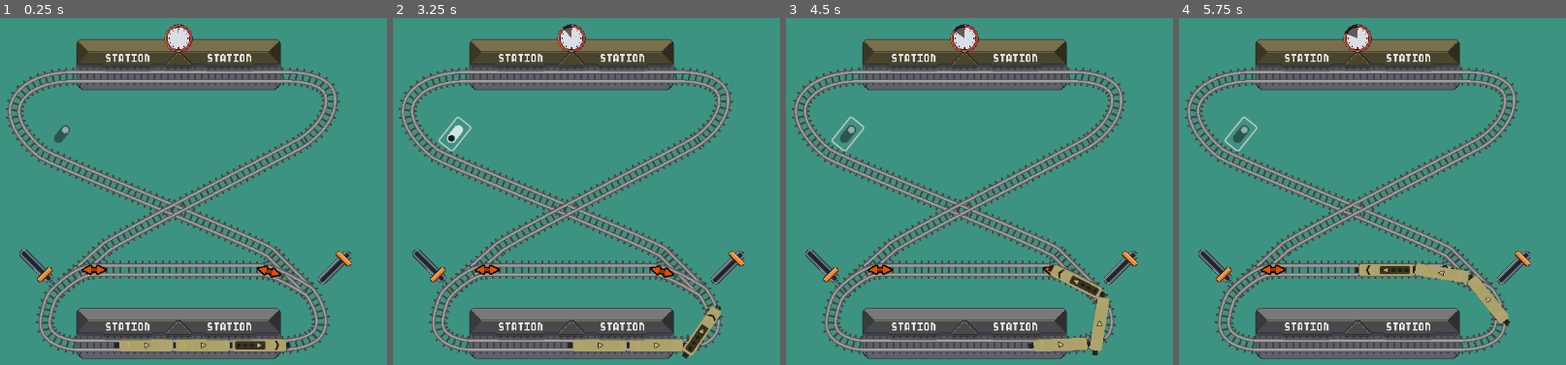
Above: before the commit, frames 1-4 (left to right).
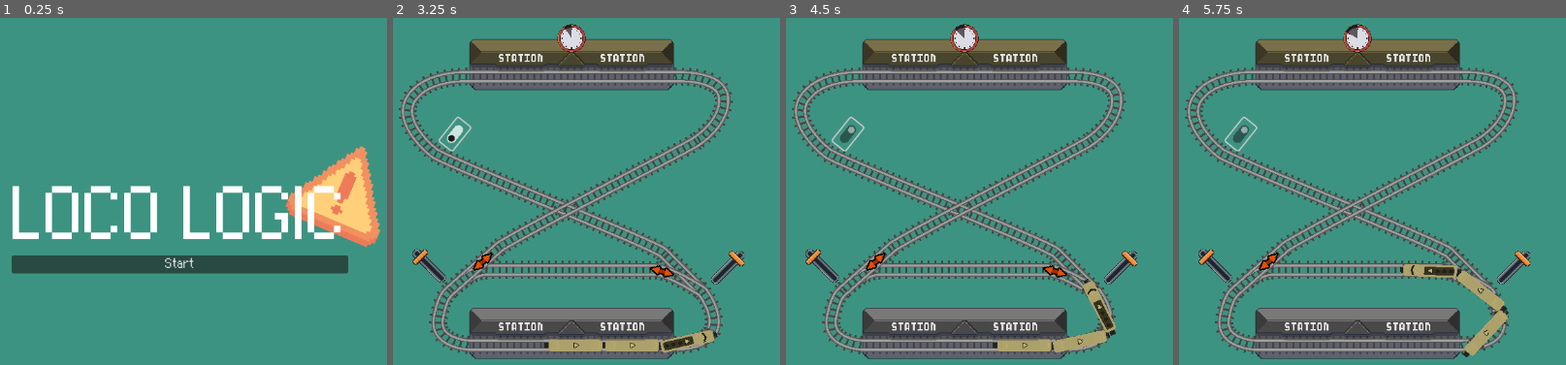
Above: after the commit, the same moments.

Repository: dsg-jam/ld54-game
Game: Godot game, scene res://scenes/MainMenu.tscn
The game is run twice, just before and just after one commit, with the same random seed, the same clock (stepped at 60 frames per second) and the same inputs. Before the commit the project starts from res://scenes/Level1.tscn.
Inputs (mouse positions are in pixels of both pictures, inside the frame that each line leads up to):
- Up to frame 1 (0.25 s): no input
- Up to frame 2 (3.25 s): click (427, 264) at 0.52 s; click (427, 264) at 1.27 s; click (454, 132) at 2 s
- Up to frame 3 (4.5 s): hold Space (brake) 3.53-4.28 s
- Up to frame 4 (5.75 s): no input

The runs differ from the first frame. In frame 1, 37% of the frame differs, in the area x 1-99%, y 1-99%; in frame 2, 1.6%; in frame 3, 2.1%; in frame 4, 2.0%.

Commit message:
add main menu

Diff:
--- a/project.godot
+++ b/project.godot
@@ -11,7 +11,7 @@
 [application]
 
 config/name="LD54"
-run/main_scene="res://scenes/Level1.tscn"
+run/main_scene="res://scenes/MainMenu.tscn"
 config/features=PackedStringArray("4.1", "Forward Plus")
 config/icon="res://assets/logo.png"
 
--- /dev/null
+++ b/scenes/MainMenu.tscn
@@ -0,0 +1,63 @@
+[gd_scene load_steps=6 format=3 uid="uid://6a8n0e0kkslr"]
+
+[ext_resource type="FontFile" uid="uid://eurqfl7by2j6" path="res://assets/DePixelSchmal.ttf" id="1_oeqwb"]
+[ext_resource type="Script" path="res://scripts/MainMenu.gd" id="2_6abnn"]
+[ext_resource type="Texture2D" uid="uid://c2udkkfuwbis0" path="res://assets/warn.png" id="2_ca7mh"]
+[ext_resource type="PackedScene" uid="uid://bhjkcskfwdbug" path="res://scenes/Level1.tscn" id="3_nclby"]
+
+[sub_resource type="Theme" id="Theme_16oon"]
+default_font = ExtResource("1_oeqwb")
+Label/fonts/font = ExtResource("1_oeqwb")
+
+[node name="MainMenu" type="CenterContainer"]
+anchors_preset = 15
+anchor_right = 1.0
+anchor_bottom = 1.0
+grow_horizontal = 2
+grow_vertical = 2
+theme = SubResource("Theme_16oon")
+script = ExtResource("2_6abnn")
+start_level = ExtResource("3_nclby")
+
+[node name="VBoxContainer" type="VBoxContainer" parent="."]
+layout_mode = 2
+
+[node name="Control" type="Control" parent="VBoxContainer"]
+custom_minimum_size = Vector2(500, 100)
+layout_mode = 2
+size_flags_vertical = 3
+
+[node name="TextureRect" type="TextureRect" parent="VBoxContainer/Control"]
+layout_mode = 1
+anchors_preset = 1
+anchor_left = 1.0
+anchor_right = 1.0
+offset_left = -43.9999
+offset_top = -85.0
+offset_right = -11.9999
+offset_bottom = -53.0
+grow_horizontal = 0
+rotation = 0.401426
+scale = Vector2(4.5, 4.5)
+texture = ExtResource("2_ca7mh")
+
+[node name="Label" type="Label" parent="VBoxContainer/Control"]
+layout_mode = 1
+anchors_preset = 15
+anchor_right = 1.0
+anchor_bottom = 1.0
+offset_right = 1.0
+offset_bottom = 2.0
+grow_horizontal = 2
+grow_vertical = 2
+theme_override_font_sizes/font_size = 86
+text = "LOCO LOGIC"
+horizontal_alignment = 1
+vertical_alignment = 1
+uppercase = true
+
+[node name="Button" type="Button" parent="VBoxContainer"]
+layout_mode = 2
+text = "Start"
+
+[connection signal="pressed" from="VBoxContainer/Button" to="." method="_on_start_button_pressed"]
--- /dev/null
+++ b/scripts/MainMenu.gd
@@ -0,0 +1,6 @@
+extends CenterContainer
+
+@export var start_level: PackedScene
+
+func _on_start_button_pressed() -> void:
+	self.get_tree().change_scene_to_packed(self.start_level)
--- a/scripts/TrainRoute.gd
+++ b/scripts/TrainRoute.gd
@@ -3,7 +3,7 @@
 @export var train: TrainEngine
 
 var _stops: Array[TrainRouteStop]
-var _stop_idx: int = 0
+var _stop_idx: int = -1 # -1 means the route is disabled
 
 func _ready() -> void:
 	if self.train == null:
@@ -21,26 +21,31 @@
 		assert(stop.station.is_node_ready())
 		stop.station.timeout.connect(self._on_station_timeout)
 
+	self._stop_idx = 0
 	self._choose_available_stop(false)
 	self._activate_stop()
 
+func is_disabled() -> bool:
+	return self._stop_idx < 0
+
 func _on_train_entered_station(incoming_train: TrainEngine, station: TrainStation) -> void:
 	var stop: TrainRouteStop = self._stops[self._stop_idx]
-	if incoming_train != self.train || station != stop.station:
+	if self.is_disabled() || incoming_train != self.train || station != stop.station:
 		return
 	stop.station.reset()
 
 func _on_train_left_station(leaving_train: TrainEngine, station: TrainStation) -> void:
 	var stop: TrainRouteStop = self._stops[self._stop_idx]
-	if leaving_train != self.train || station != stop.station:
+	if self.is_disabled() || leaving_train != self.train || station != stop.station:
 		return
 	self._choose_available_stop(true)
 	self._activate_stop()
 
 func _on_station_timeout(station: TrainStation) -> void:
 	var stop: TrainRouteStop = self._stops[self._stop_idx]
-	if station != stop.station:
+	if self.is_disabled() || station != stop.station:
 		return
+	self._stop_idx = -1
 	print("INSERT GAME OVER HERE")
 
 func _choose_available_stop(next: bool) -> void:
@@ -53,6 +58,7 @@
 	push_error("no available stop found")
 
 func _activate_stop() -> void:
+	assert(!self.is_disabled())
 	var stop: TrainRouteStop = self._stops[self._stop_idx]
 	assert(stop.station.available)
 	stop.station.start_timer(stop.delay)
